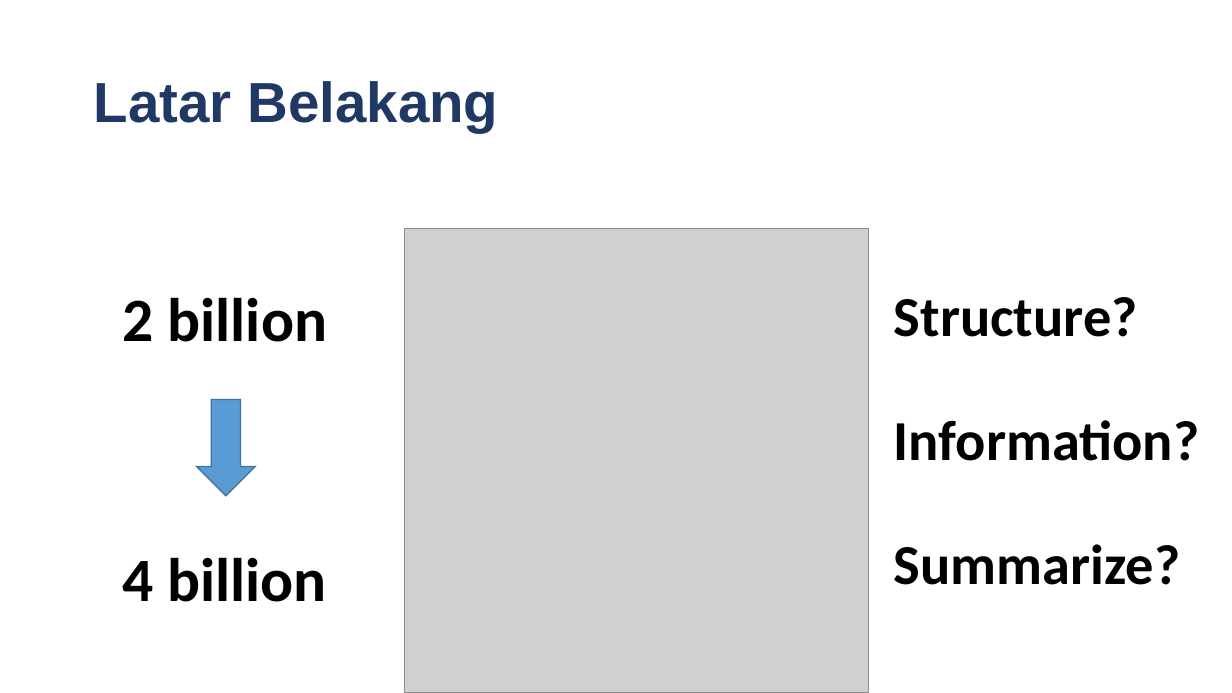
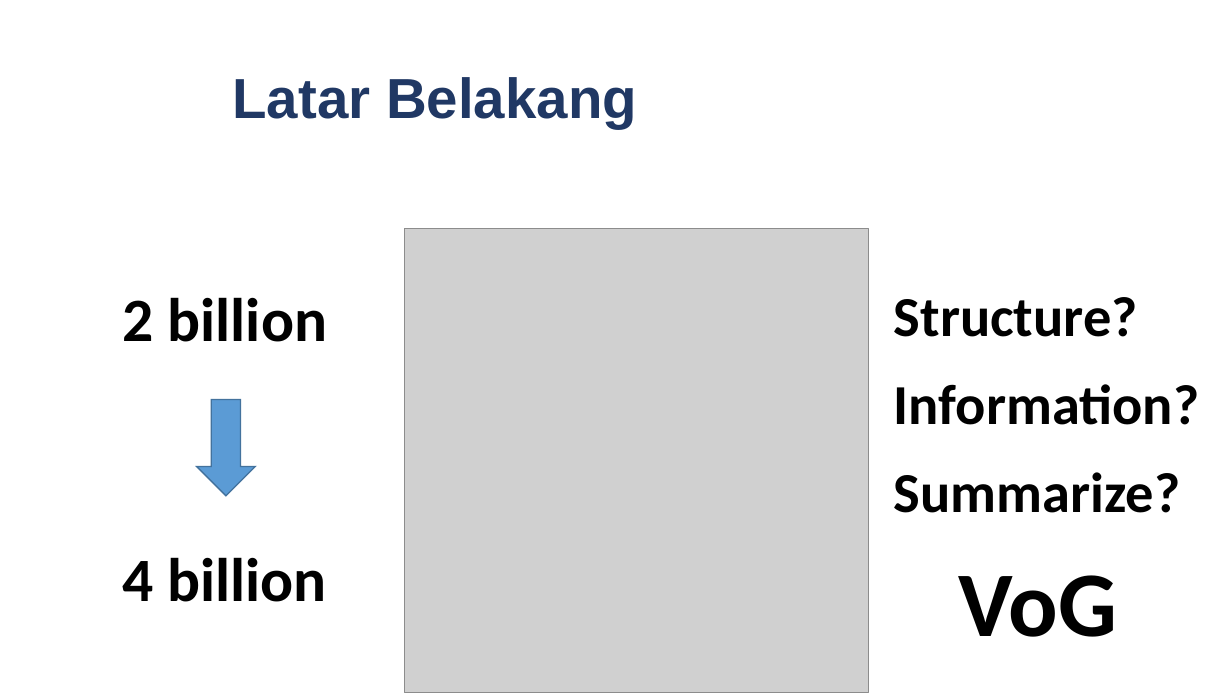
Before and after one commit to satrioadityo/VoG, a slide deck: slide 4 of Presentasi Implementasi VoG.pptx (slide 3 before the commit). Drawn at 1232x693 pixels with LibreOffice and Linux fonts; fonts in the diff are those of the drawing; grey boxes stand for pictures; background and template pictures are left out. Boxes give left, top, right and bottom in pixels: in the first picture for what was removed or moved away, otherwise in the second. Text is boxed around its words. In the diff, an @@ line names an element or a change of style, - is before the commit and + after.

```diff
--- a/Presentasi Implementasi VoG.pptx
+++ b/Presentasi Implementasi VoG.pptx
@@ title "Latar Belakang" moved from (x1=94, y1=81, x2=499, y2=132) to (x1=233, y1=77, x2=637, y2=129) @@
@@ text "Information?" moved from (x1=894, y1=420, x2=1199, y2=461) to (x1=894, y1=384, x2=1199, y2=425) @@
@@ text "Summarize?" moved from (x1=894, y1=544, x2=1180, y2=585) to (x1=894, y1=472, x2=1180, y2=513) @@
@@ text added at (x1=958, y1=575, x2=1117, y2=637), 72 pt, text #000000, bold @@
+VoG
```
Also in this commit, not shown: 12 other slides changed, 1 slide added, 2 slides removed, 3 other files.
